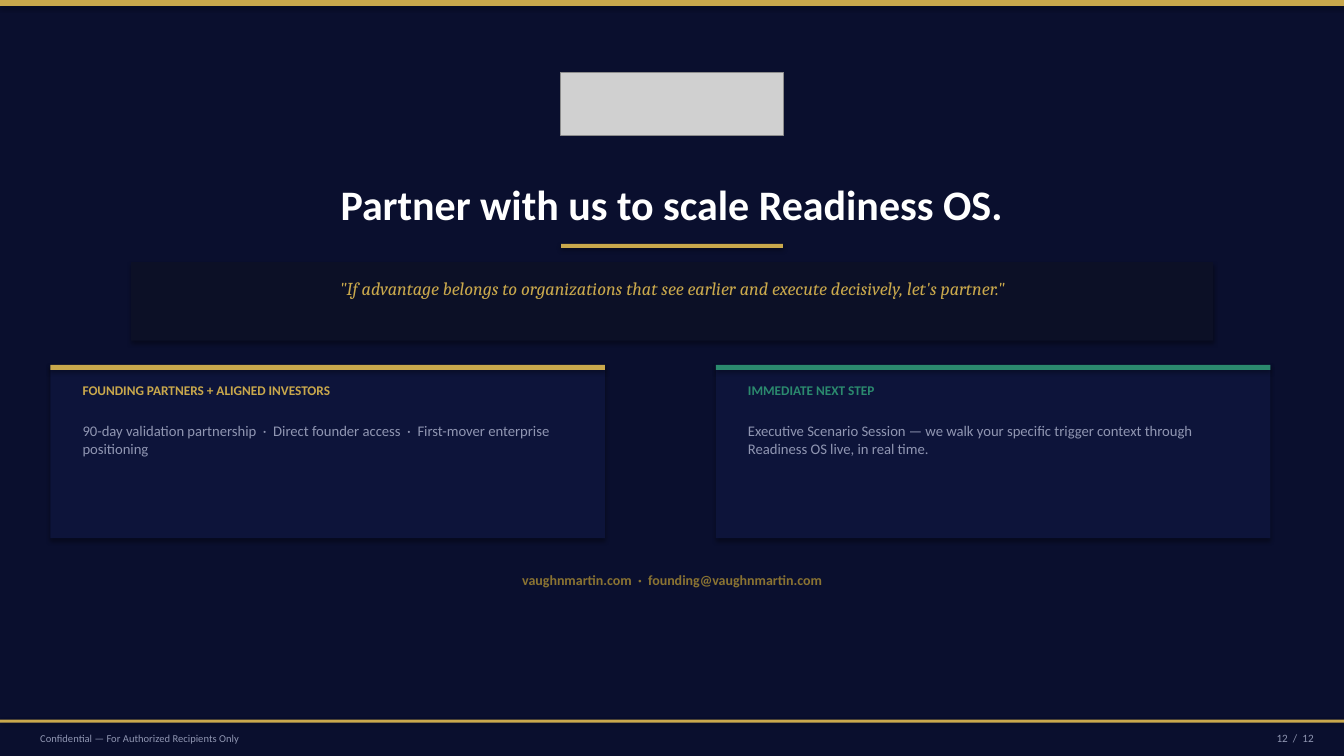
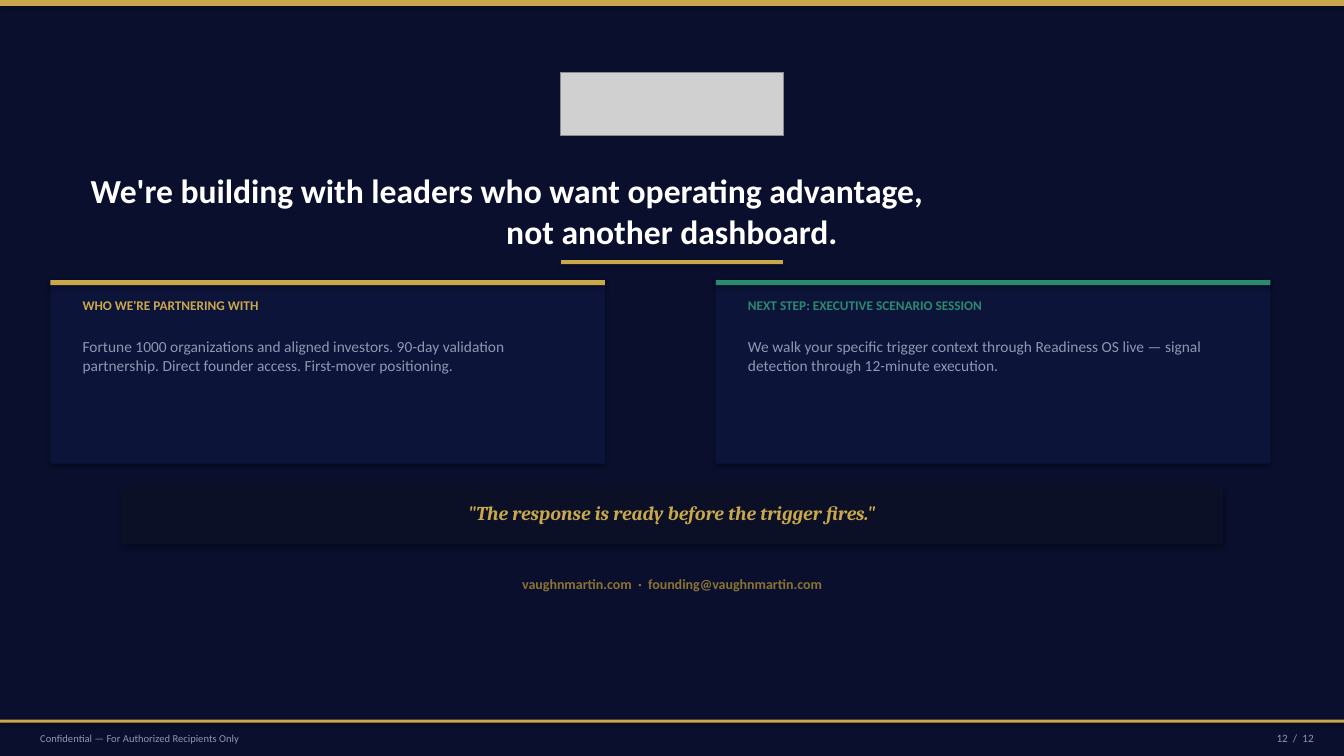
Before and after one commit to mbrunke18/CodePlatform1, a slide deck: slide 12 of attached_assets/VaughnMartin_Pitch_Deck_12Slide_FINAL.pptx. Drawn at 1344x756 pixels with LibreOffice and Linux fonts; fonts in the diff are those of the drawing; grey boxes stand for pictures. Boxes give left, top, right and bottom in pixels: in the first picture for what was removed or moved away, otherwise in the second. Text is boxed around its words. In the diff, an @@ line names an element or a change of style, - is before the commit and + after.

```diff
--- a/attached_assets/VaughnMartin_Pitch_Deck_12Slide_FINAL.pptx
+++ b/attached_assets/VaughnMartin_Pitch_Deck_12Slide_FINAL.pptx
@@ text at bbox=[91, 179, 922, 245]: text changed; size 30 to 24 pt @@
-Partner with us to scale Readiness OS.
+We're building with leaders who want operating advantage,
+not another dashboard.
@@ rectangle: place and size @@
-rectangle at bbox=[562, 244, 783, 248]
+rectangle at bbox=[562, 260, 783, 264]
@@ rectangle: place and size @@
-rectangle at bbox=[50, 365, 605, 538]
+rectangle at bbox=[50, 280, 605, 464]
@@ rectangle: place and size @@
-rectangle at bbox=[50, 365, 605, 370]
+rectangle at bbox=[50, 280, 605, 285]
@@ text removed at bbox=[340, 282, 1005, 299] @@
-"If advantage belongs to organizations that see earlier and execute decisively, let's partner."
@@ rectangle: place and size @@
-rectangle at bbox=[716, 365, 1270, 538]
+rectangle at bbox=[716, 280, 1270, 464]
@@ rectangle: place and size @@
-rectangle at bbox=[716, 365, 1270, 370]
+rectangle at bbox=[716, 280, 1270, 285]
@@ text added at bbox=[83, 301, 259, 310], 9.5 pt, text #C9A84C, bold @@
+WHO WE'RE PARTNERING WITH
@@ text at bbox=[748, 301, 982, 310]: text changed @@
-IMMEDIATE NEXT STEP
+NEXT STEP: EXECUTIVE SCENARIO SESSION
@@ text at bbox=[83, 341, 504, 374]: text changed; size 10.5 to 11 pt @@
-90-day validation partnership · Direct founder access · First-mover enterprise positioning
+Fortune 1000 organizations and aligned investors. 90-day validation partnership. Direct founder access. First-mover positioning.
@@ text at bbox=[748, 341, 1201, 374]: text changed; size 10.5 to 11 pt @@
-Executive Scenario Session — we walk your specific trigger context through Readiness OS live, in real time.
+We walk your specific trigger context through Readiness OS live — signal detection through 12-minute execution.
@@ text removed at bbox=[83, 386, 330, 395] @@
-FOUNDING PARTNERS + ALIGNED INVESTORS
@@ rectangle: place and size @@
-rectangle at bbox=[131, 262, 1213, 341]
+rectangle at bbox=[121, 486, 1223, 544]
@@ text added at bbox=[468, 506, 876, 525], 14 pt, text #C9A84C, bold, italic @@
+"The response is ready before the trigger fires."
@@ text "vaughnmartin.com · founding@vaughnmartin.com": place and size @@
-text "vaughnmartin.com · founding@vaughnmartin.com" at bbox=[522, 575, 822, 588]
+text "vaughnmartin.com · founding@vaughnmartin.com" at bbox=[522, 579, 822, 592]
```
Also in this commit, not shown: 10 other slides changed, 1 slide added, 1 slide removed, 1 other file.
